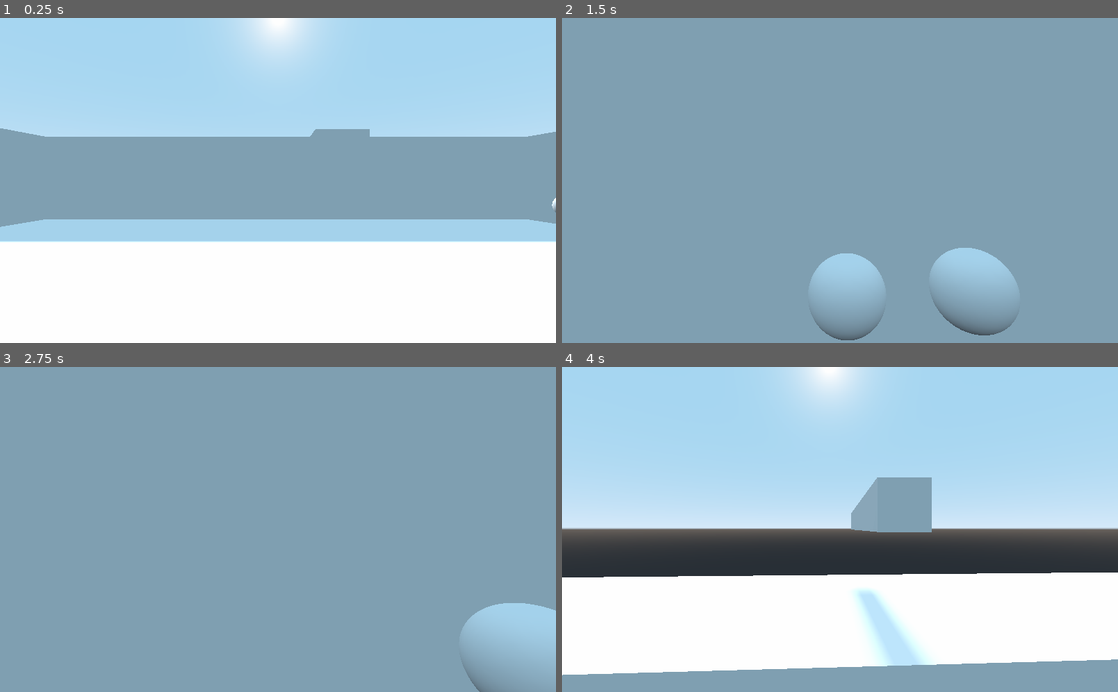
Above: before the commit, frames 1-4 (two rows, left to right).
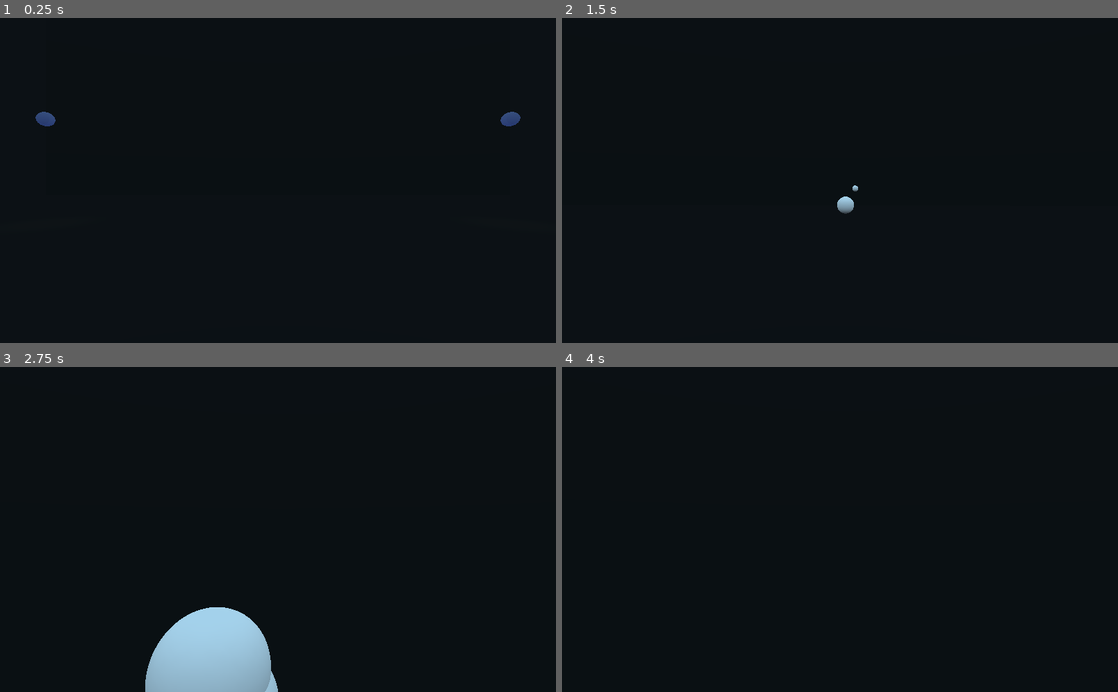
Above: after the commit, the same moments.

Repository: NickCheng0921/curveshot
Game: Godot game, scene res://Scenes/Main.tscn
Two runs of this game, one before a commit and one after it. Both use one fixed random seed, a clock stepped at 60 frames per second and the inputs below.
Inputs (mouse positions are in pixels of both pictures, inside the frame that each line leads up to):
- Up to frame 1 (0.25 s): no input
- Up to frame 2 (1.5 s): move the mouse to (867, 180) at 0.52 s; hold W (move_forward) from 0.53 s (still down); click (867, 180) at 0.6 s; tap Space (jump) at 0.77 s; move the mouse to (812, 180) at 1.27 s; click (812, 180) at 1.35 s
- Up to frame 3 (2.75 s): keep holding W (move_forward); tap Space (jump) at 1.52 s; move the mouse to (289, 523) at 2.02 s; click (289, 523) at 2.1 s
- Up to frame 4 (4 s): keep holding W (move_forward); move the mouse to (834, 536) at 2.77 s; click (834, 536) at 2.85 s; tap Space (jump) at 3.02, 3.77 s; move the mouse to (878, 532) at 3.52 s; click (878, 532) at 3.6 s

The runs differ from the first frame. In frame 1, 100% of the frame differs, in the area x 0-100%, y 0-100%; in frame 2, 100%; in frame 3, 99%; in frame 4, 100%.

Commit message:
Added in test temple level and gravity nodes

Diff:
--- /dev/null
+++ b/3dDemo/Materials/example_material.tres
@@ -0,0 +1,4 @@
+[gd_resource type="SpatialMaterial" format=2]
+
+[resource]
+albedo_color = Color( 0, 0, 0, 1 )
--- /dev/null
+++ b/3dDemo/Materials/grav_node_small.tres
@@ -0,0 +1,6 @@
+[gd_resource type="SpatialMaterial" format=2]
+
+[resource]
+albedo_color = Color( 0.541176, 0.603922, 1, 1 )
+metallic = 0.77
+metallic_specular = 0.48
--- a/3dDemo/Scenes/Bullet.tscn
+++ b/3dDemo/Scenes/Bullet.tscn
@@ -1,7 +1,6 @@
 [gd_scene load_steps=4 format=2]
 
 [ext_resource path="res://Scripts/Bullet.gd" type="Script" id=1]
-
 
 [sub_resource type="SphereShape" id=1]
 
@@ -9,6 +8,7 @@
 
 [node name="Bullet" type="KinematicBody"]
 collision_layer = 0
+collision_mask = 4
 script = ExtResource( 1 )
 
 [node name="CollisionShape" type="CollisionShape" parent="."]
--- a/3dDemo/Scenes/Grav Node.tscn
+++ b/3dDemo/Scenes/Grav Node.tscn
@@ -1,6 +1,7 @@
-[gd_scene load_steps=4 format=2]
+[gd_scene load_steps=5 format=2]
 
 [ext_resource path="res://Scripts/Grav Node.gd" type="Script" id=1]
+[ext_resource path="res://Materials/grav_node_small.tres" type="Material" id=2]
 
 [sub_resource type="SphereMesh" id=1]
 
@@ -12,9 +13,11 @@
 [node name="MeshInstance" type="MeshInstance" parent="."]
 transform = Transform( 0.3, 0, 0, 0, 0.3, 0, 0, 0, 0.3, 0, 0, 0 )
 mesh = SubResource( 1 )
-material/0 = null
+material/0 = ExtResource( 2 )
 
 [node name="CollisionShape" type="CollisionShape" parent="."]
 transform = Transform( 0.5, 0, 0, 0, 0.5, 0, 0, 0, 0.5, 0, 0, 0 )
 shape = SubResource( 2 )
 disabled = true
+
+[node name="OmniLight" type="OmniLight" parent="."]
--- a/3dDemo/Scenes/Main.tscn
+++ b/3dDemo/Scenes/Main.tscn
@@ -1,97 +1,13 @@
-[gd_scene load_steps=14 format=2]
+[gd_scene load_steps=3 format=2]
 
 [ext_resource path="res://Scenes/Player.tscn" type="PackedScene" id=1]
-[ext_resource path="res://Scenes/Grav Node.tscn" type="PackedScene" id=2]
-
-[sub_resource type="BoxShape" id=1]
-
-[sub_resource type="CubeMesh" id=2]
-
-[sub_resource type="CubeMesh" id=3]
-
-[sub_resource type="BoxShape" id=4]
-
-[sub_resource type="CubeMesh" id=5]
-
-[sub_resource type="BoxShape" id=6]
-
-[sub_resource type="CubeMesh" id=7]
-
-[sub_resource type="BoxShape" id=8]
-
-[sub_resource type="CubeMesh" id=9]
-
-[sub_resource type="BoxShape" id=10]
-
-[sub_resource type="BoxShape" id=11]
+[ext_resource path="res://Scenes/Temple.tscn" type="PackedScene" id=2]
 
 [node name="Main" type="Node"]
-
-[node name="Ground" type="StaticBody" parent="."]
-transform = Transform( 1, 0, 0, 0, 1, 0, 0, 0, 1, 0, -1, 0 )
-collision_layer = 4
-collision_mask = 0
-
-[node name="CollisionShape" type="CollisionShape" parent="Ground"]
-transform = Transform( 15, 0, 0, 0, 1, 0, 0, 0, 15, 0, 0, 0 )
-shape = SubResource( 1 )
-
-[node name="MeshInstance" type="MeshInstance" parent="Ground"]
-transform = Transform( 15, 0, 0, 0, 1, 0, 0, 0, 15, 0.166799, 0.0166492, -0.0647087 )
-mesh = SubResource( 2 )
-material/0 = null
-
-[node name="DirectionalLight" type="DirectionalLight" parent="."]
-transform = Transform( 1, 0, 0, 0, -0.721973, 0.691921, 0, -0.691921, -0.721973, 0, 13.2975, 0 )
-shadow_enabled = true
 
 [node name="Player" parent="." instance=ExtResource( 1 )]
 transform = Transform( 1, 0, 0, 0, 1, 0, 0, 0, 1, 0, 4.15772, 0 )
 
-[node name="Walls" type="StaticBody" parent="."]
-editor/display_folded = true
+[node name="Bullets" type="Node" parent="."]
 
-[node name="Wall +x" type="MeshInstance" parent="Walls"]
-transform = Transform( 1, 0, 0, 0, 5, 0, 0, 0, 15, 16, 0, 0 )
-mesh = SubResource( 3 )
-material/0 = null
-
-[node name="Coliision +x" type="CollisionShape" parent="Walls"]
-transform = Transform( 1, 0, 0, 0, 5, 0, 0, 0, 15, 16, 0, 0 )
-shape = SubResource( 4 )
-
-[node name="Wall -x" type="MeshInstance" parent="Walls"]
-transform = Transform( 1, 0, 0, 0, 5, 0, 0, 0, 15, -15, 0, 0 )
-mesh = SubResource( 5 )
-material/0 = null
-
-[node name="Collision -x" type="CollisionShape" parent="Walls"]
-transform = Transform( 1, 0, 0, 0, 5, 0, 0, 0, 15, -15, 0, 0 )
-shape = SubResource( 6 )
-
-[node name="Wall +z" type="MeshInstance" parent="Walls"]
-transform = Transform( 15, 0, 0, 0, 5, 0, 0, 0, 1, 0, 0, 15 )
-mesh = SubResource( 7 )
-material/0 = null
-
-[node name="Collision +z" type="CollisionShape" parent="Walls"]
-transform = Transform( 15, 0, 0, 0, 5, 0, 0, 0, 1, 0, 0, 15 )
-shape = SubResource( 8 )
-
-[node name="Wall -z" type="MeshInstance" parent="Walls"]
-transform = Transform( 15, 0, 0, 0, 5, 0, 0, 0, 1, 0, 0, -15 )
-mesh = SubResource( 9 )
-material/0 = null
-
-[node name="Collision -z" type="CollisionShape" parent="Walls"]
-transform = Transform( 15, 0, 0, 0, 5, 0, 0, 0, 1, 0, 0, -15 )
-shape = SubResource( 10 )
-
-[node name="floor" type="CollisionShape" parent="Walls"]
-transform = Transform( 20, 0, 0, 0, 1, 0, 0, 0, 20, 0, -0.8, 0 )
-shape = SubResource( 11 )
-
-[node name="Grav Node" parent="." instance=ExtResource( 2 )]
-transform = Transform( 1, 0, 0, 0, 1, 0, 0, 0, 1, 6.43918, 1.79676, -5.06267 )
-
-[node name="Bullets" type="Node" parent="."]
+[node name="Temple" parent="." instance=ExtResource( 2 )]
--- a/3dDemo/Scenes/Player.tscn
+++ b/3dDemo/Scenes/Player.tscn
@@ -13,7 +13,6 @@
 script = ExtResource( 1 )
 
 [node name="Pivot" type="Spatial" parent="."]
-editor/display_folded = true
 
 [node name="MeshInstance" type="MeshInstance" parent="Pivot"]
 mesh = SubResource( 1 )
@@ -21,6 +20,7 @@
 
 [node name="MeshInstance2" type="MeshInstance" parent="Pivot"]
 transform = Transform( -4.37114e-008, 0, 0.1, 0, 0.1, 0, -1, 0, -4.37114e-009, 0.236864, 0.787365, -1.85087 )
+visible = false
 mesh = SubResource( 2 )
 material/0 = null
 
--- /dev/null
+++ b/3dDemo/Scenes/Temple.tscn
@@ -0,0 +1,113 @@
+[gd_scene load_steps=15 format=2]
+
+[ext_resource path="res://Materials/example_material.tres" type="Material" id=1]
+[ext_resource path="res://Scenes/Grav Node.tscn" type="PackedScene" id=2]
+
+[sub_resource type="BoxShape" id=6]
+
+[sub_resource type="CubeMesh" id=1]
+
+[sub_resource type="CubeMesh" id=2]
+
+[sub_resource type="CubeMesh" id=3]
+
+[sub_resource type="CubeMesh" id=4]
+
+[sub_resource type="CubeMesh" id=5]
+
+[sub_resource type="BoxShape" id=7]
+
+[sub_resource type="BoxShape" id=8]
+
+[sub_resource type="BoxShape" id=9]
+
+[sub_resource type="BoxShape" id=10]
+
+[sub_resource type="CubeMesh" id=11]
+
+[sub_resource type="CubeMesh" id=12]
+
+[node name="Temple" type="Spatial"]
+
+[node name="floors" type="StaticBody" parent="."]
+editor/display_folded = true
+collision_layer = 4
+collision_mask = 0
+
+[node name="temple floor cs" type="CollisionShape" parent="floors"]
+transform = Transform( 40, 0, 0, 0, 0.5, 0, 0, 0, 40, 0, 0, 0 )
+shape = SubResource( 6 )
+
+[node name="temple floor" type="MeshInstance" parent="floors"]
+transform = Transform( 30, 0, 0, 0, 0.5, 0, 0, 0, 30, 0, 0, 0 )
+mesh = SubResource( 1 )
+material/0 = ExtResource( 1 )
+
+[node name="walls" type="StaticBody" parent="."]
+editor/display_folded = true
+collision_layer = 4
+collision_mask = 0
+
+[node name="+x wall" type="MeshInstance" parent="walls"]
+transform = Transform( 1, 0, 0, 0, 29, 0, 0, 0, 30, 30, 20, 0 )
+mesh = SubResource( 2 )
+material/0 = ExtResource( 1 )
+
+[node name="-x wall" type="MeshInstance" parent="walls"]
+transform = Transform( 1, 0, 0, 0, 29, 0, 0, 0, 30, -30, 29, 0 )
+mesh = SubResource( 3 )
+material/0 = ExtResource( 1 )
+
+[node name="+z wall" type="MeshInstance" parent="walls"]
+transform = Transform( 30, 0, 0, 0, 20, 0, 0, 0, 1, 0, 20, 30 )
+mesh = SubResource( 4 )
+material/0 = ExtResource( 1 )
+
+[node name="-z wall" type="MeshInstance" parent="walls"]
+transform = Transform( 30, 0, 0, 0, 20, 0, 0, 0, 1, 0, 20, -30 )
+mesh = SubResource( 5 )
+material/0 = ExtResource( 1 )
+
+[node name="+x wall cs" type="CollisionShape" parent="walls"]
+transform = Transform( 1, 0, 0, 0, 29, 0, 0, 0, 30, 30, 29, 0 )
+shape = SubResource( 7 )
+
+[node name="-x wall cs" type="CollisionShape" parent="walls"]
+transform = Transform( 1, 0, 0, 0, 20, 0, 0, 0, 30, -30, 20, 0 )
+shape = SubResource( 8 )
+
+[node name="+z wall cs" type="CollisionShape" parent="walls"]
+transform = Transform( 30, 0, 0, 0, 20, 0, 0, 0, 1, 0, 20, 30 )
+shape = SubResource( 9 )
+
+[node name="-z wall cs" type="CollisionShape" parent="walls"]
+transform = Transform( 30, 0, 0, 0, 20, 0, 0, 0, 1, 0, 20, -30 )
+shape = SubResource( 10 )
+
+[node name="roof" type="StaticBody" parent="."]
+editor/display_folded = true
+
+[node name="roof -x" type="MeshInstance" parent="roof"]
+transform = Transform( 18.7939, -0.34202, 0, 6.8404, 0.939693, 0, 0, 0, 30, -10, 35, 0 )
+mesh = SubResource( 11 )
+material/0 = null
+
+[node name="roof +x" type="MeshInstance" parent="roof"]
+transform = Transform( 18.7939, 0.34202, 0, -6.8404, 0.939693, 0, 0, 0, 30, 10, 35, 0 )
+mesh = SubResource( 12 )
+material/0 = null
+
+[node name="GravNodes" type="Spatial" parent="."]
+editor/display_folded = true
+
+[node name="Grav Node" parent="GravNodes" instance=ExtResource( 2 )]
+transform = Transform( 1, 0, 0, 0, 1, 0, 0, 0, 1, -10, 5, 10 )
+
+[node name="Grav Node2" parent="GravNodes" instance=ExtResource( 2 )]
+transform = Transform( 1, 0, 0, 0, 1, 0, 0, 0, 1, -10, 5, -10 )
+
+[node name="Grav Node3" parent="GravNodes" instance=ExtResource( 2 )]
+transform = Transform( 1, 0, 0, 0, 1, 0, 0, 0, 1, 10, 5, 10 )
+
+[node name="Grav Node4" parent="GravNodes" instance=ExtResource( 2 )]
+transform = Transform( 1, 0, 0, 0, 1, 0, 0, 0, 1, 10, 5, -10 )
